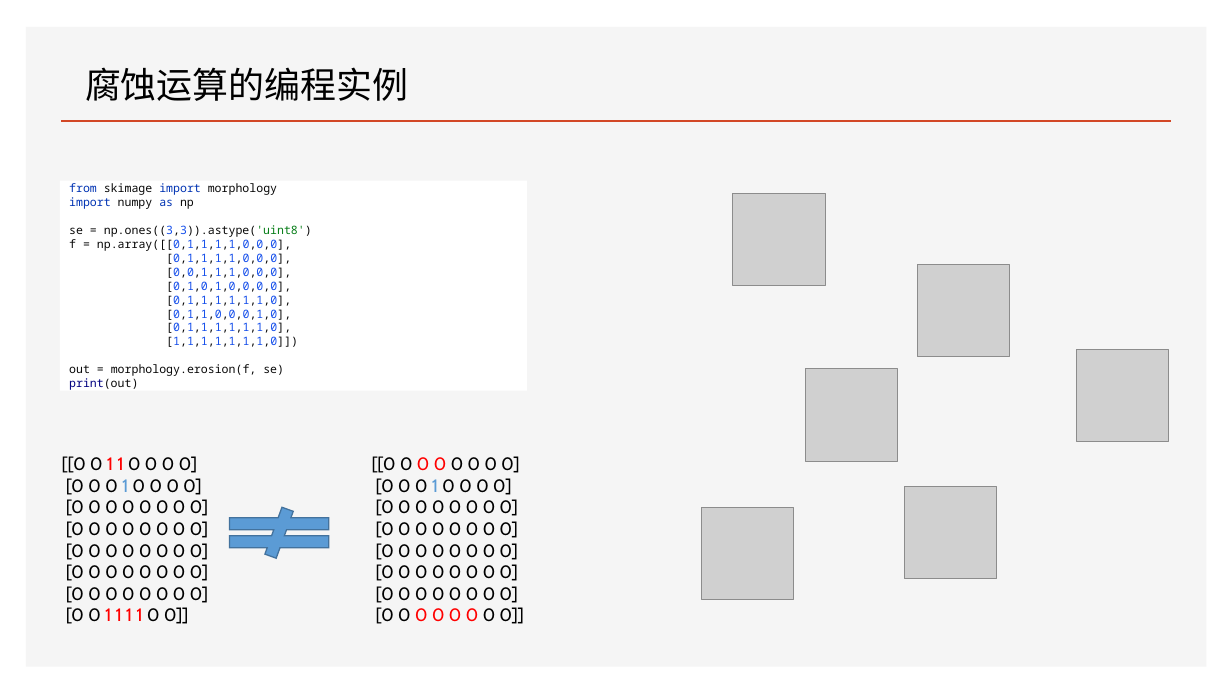
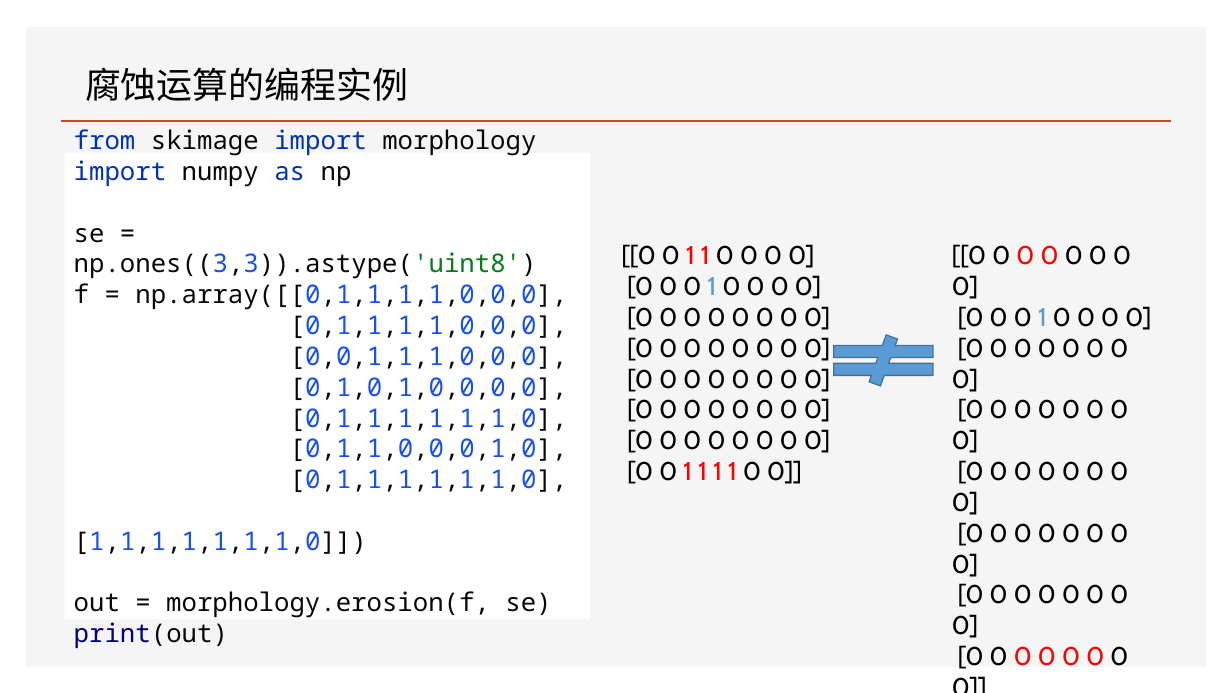
Before and after one commit to FourierAI/image-processing-resources, a slide deck: slide 12 of Lecture/lecture78/基于形态学的数字图像处理.pptx. Drawn at 1232x693 pixels with LibreOffice and Linux fonts; fonts in the diff are those of the drawing; grey boxes stand for pictures. Boxes give left, top, right and bottom in pixels: in the first picture for what was removed or moved away, otherwise in the second. Text is boxed around its words. In the diff, an @@ line names an element or a change of style, - is before the commit and + after.

```diff
--- a/Lecture/lecture78/基于形态学的数字图像处理.pptx
+++ b/Lecture/lecture78/基于形态学的数字图像处理.pptx
@@ text "from skimage import morphology import ...": place and size @@
-text "from skimage import morphology import ..." at (60,176,528,395)
+text "from skimage import morphology import ..." at (65,148,591,624)
@@ text "from skimage import morphology import ..." at (65,148,591,624): size 9 to 20 pt @@
@@ picture removed at (733,193,825,286) @@
@@ text "[[0 0 1 1 0 ...": place and size @@
-text "[[0 0 1 1 0 ..." at (62,456,209,624)
+text "[[0 0 1 1 0 ..." at (621,244,830,484)
@@ text "[[0 0 1 1 0 ..." at (621,244,830,484): size 14 to 20 pt @@
@@ text "[[0 0 0 0 0 ..." at (952,244,1151,669): size 14 to 20 pt @@
@@ text "[[0 0 0 0 0 ...": place and size @@
-text "[[0 0 0 0 0 ..." at (372,456,523,624)
+text "[[0 0 0 0 0 ..." at (952,244,1151,669)
@@ picture removed at (918,264,1010,357) @@
@@ math not equal: place and size @@
-math not equal at (212,507,347,558)
+math not equal at (816,335,951,385)
@@ picture removed at (1077,349,1169,442) @@
@@ picture removed at (806,369,898,461) @@
@@ picture removed at (701,507,794,600) @@
@@ picture removed at (905,487,997,579) @@
```
Also in this commit, not shown: 33 other slides changed, 3 slides added, 1 other file.
